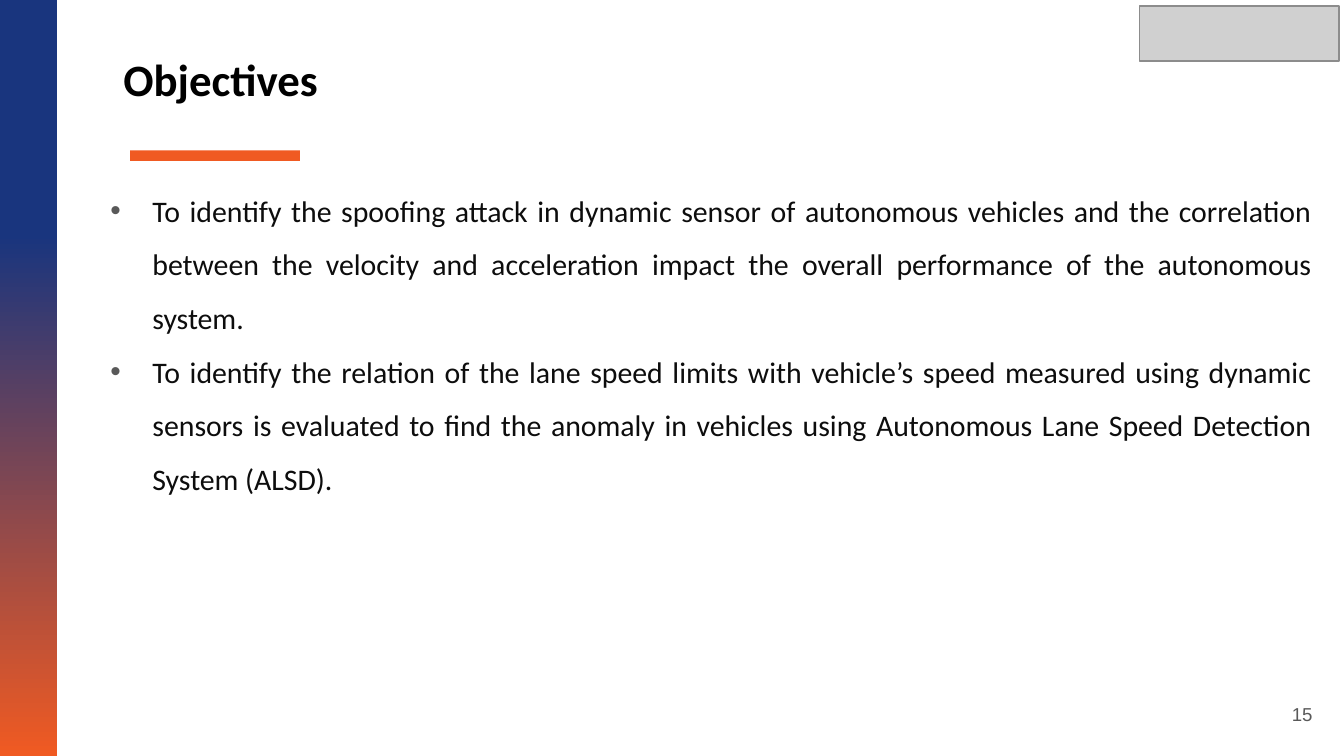
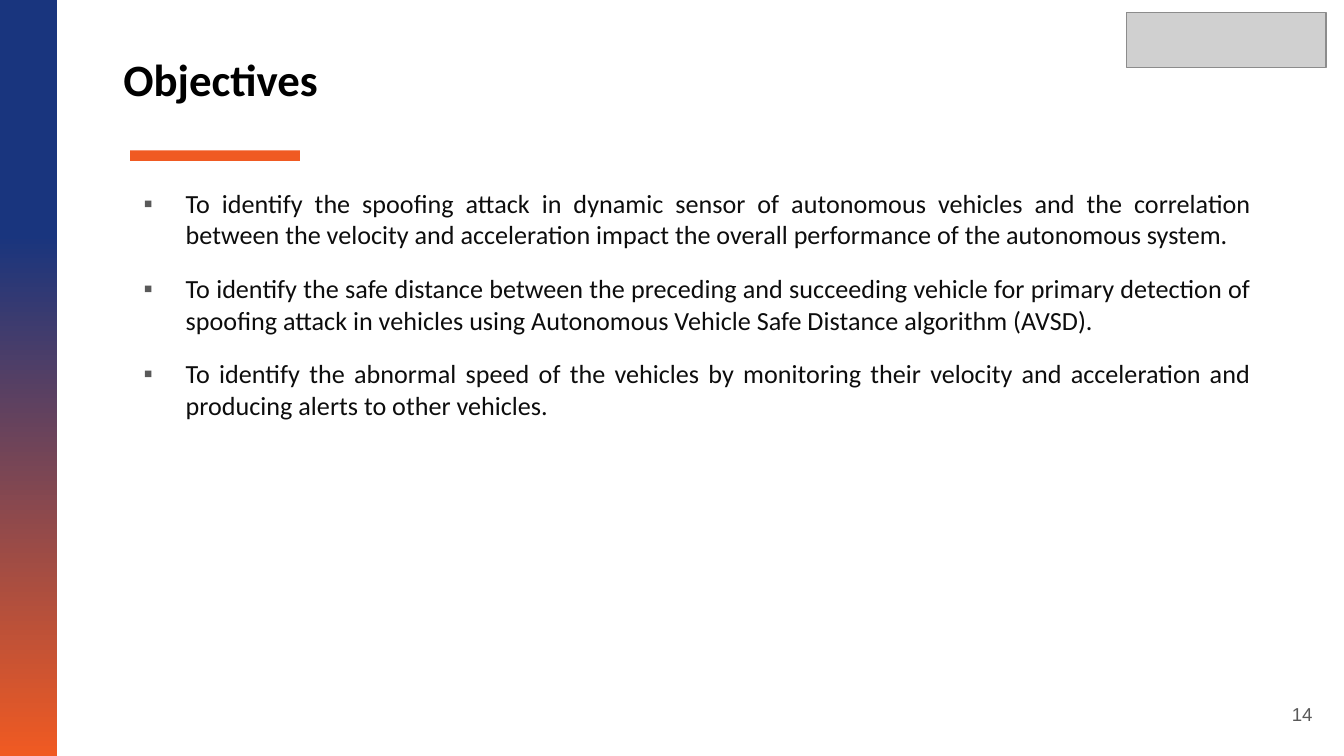
Before and after one commit to sreenithi21/ADAV, a slide deck: slide 14 of NGN PPT/AV_NGN_LAB_PPT.pptx (slide 15 before the commit). Drawn at 1344x756 pixels with LibreOffice and Linux fonts; fonts in the diff are those of the drawing; grey boxes stand for pictures. Boxes give left, top, right and bottom in pixels: in the first picture for what was removed or moved away, otherwise in the second. Text is boxed around its words. In the diff, an @@ line names an element or a change of style, - is before the commit and + after.

```diff
--- a/NGN PPT/AV_NGN_LAB_PPT.pptx
+++ b/NGN PPT/AV_NGN_LAB_PPT.pptx
@@ picture: place and size @@
-picture at (1140, 7, 1339, 62)
+picture at (1126, 12, 1325, 67)
@@ text "To identify the spoofing attack ...": place and size @@
-text "To identify the spoofing attack ..." at (152, 201, 1311, 495)
+text "To identify the spoofing attack ..." at (186, 195, 1250, 420)
@@ text at (186, 195, 1250, 249): size 16 to 14 pt in "To identify the spoofing attack in dynamic ..."; bullet • to ▪; line spacing 1.5 to 1; more space between paragraphs @@
@@ text at (186, 280, 1250, 420): text changed; size 16 to 14 pt @@
-• To identify the relation of the lane speed limits with vehicle’s speed measured using dynamic sensors is evaluated to find the anomaly in vehicles using Autonomous Lane Speed Detection System (ALSD).
+▪ To identify the safe distance between the preceding and succeeding vehicle for primary detection of spoofing attack in vehicles using Autonomous Vehicle Safe Distance algorithm (AVSD).
+▪ To identify the abnormal speed of the vehicles by monitoring their velocity and acceleration and producing alerts to other vehicles.
@@ page number at (1292, 708, 1313, 721): text changed @@
-15
+14
```
Also in this commit, not shown: 18 other slides changed, 4 slides added, 5 slides removed, 14 other files.
